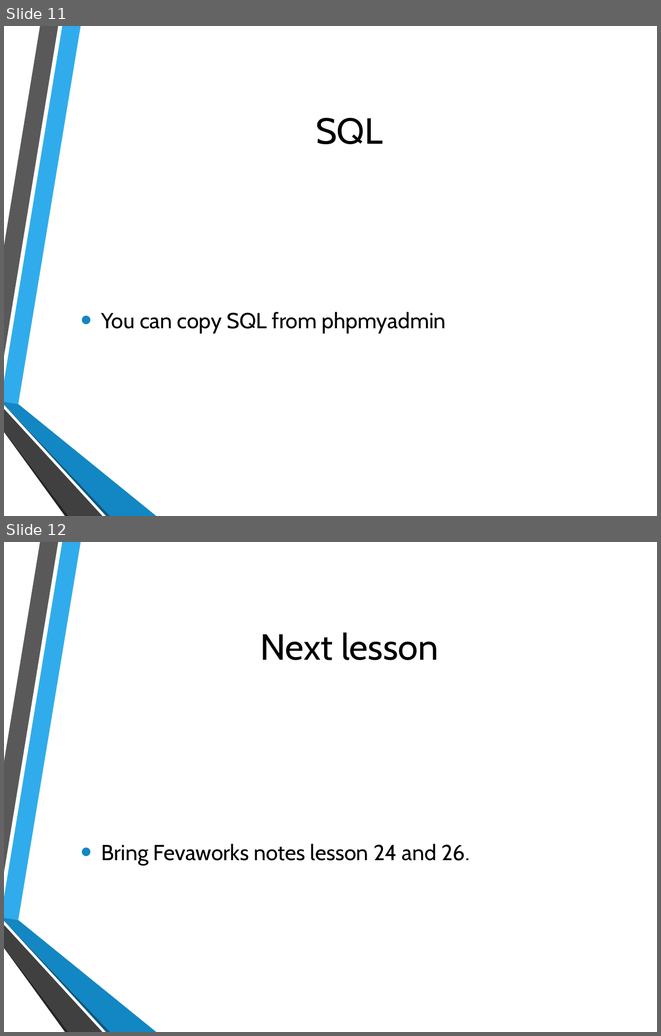
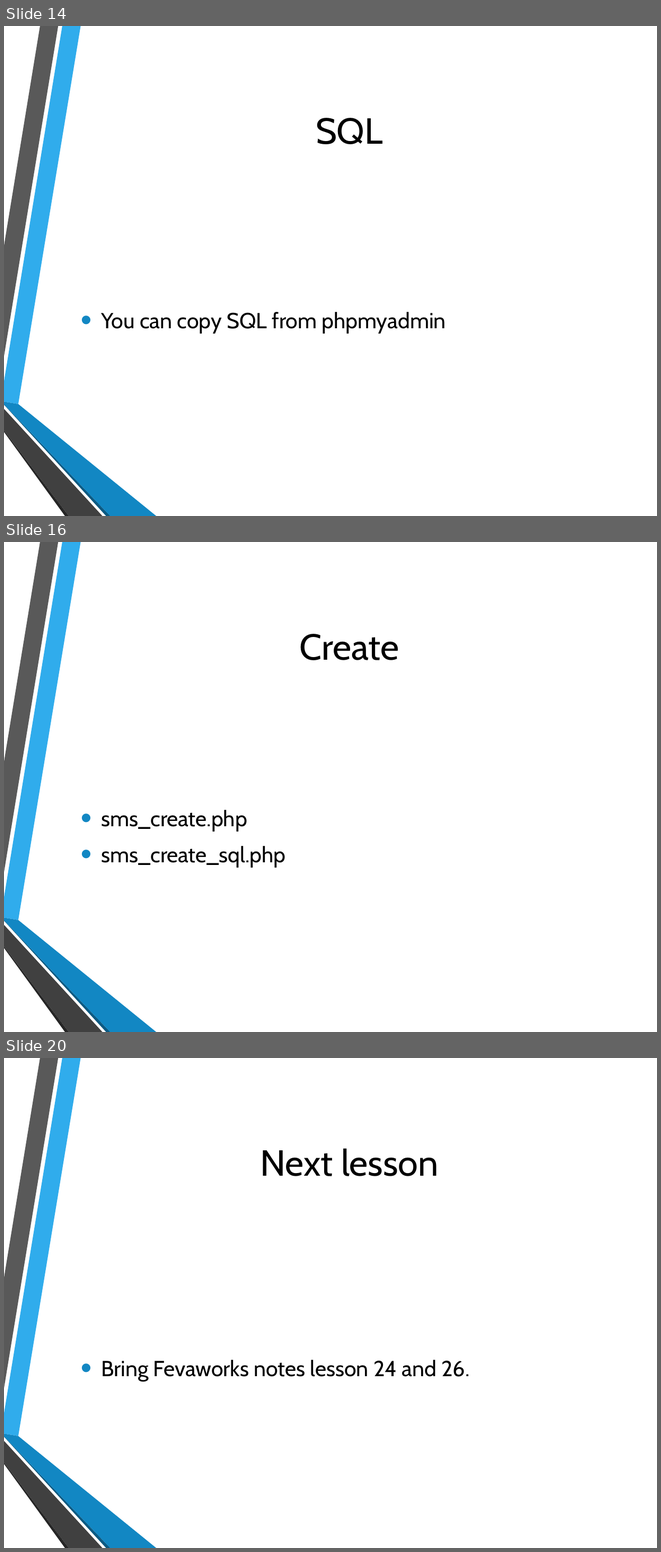
Before and after one commit to hatted/fevaworks-php, a slide deck: php-fw9/SMS.pptx. Shown one above the other, each under a label of ours: slides 11 and 12 before the commit, slides 14, 16 and 20 after it; the slides between them are not shown. The pictures are 661x1036 and 661x1552 pixels, drawn with LibreOffice and Linux fonts; fonts in the diff are those of the drawing; background and template pictures are left out. Boxes give left, top, right and bottom in pixels: in the first picture for what was removed or moved away, otherwise in the second. Text is boxed around its words. In the diff, an @@ line names an element or a change of style, - is before the commit and + after.

```diff
--- a/php-fw9/SMS.pptx
+++ b/php-fw9/SMS.pptx
@@ slide 16 added at (x1=4, y1=542, x2=657, y2=1032), background picture (left out); not listed: 6 template elements that a slide beside it also shows @@
@@ title added at (x1=300, y1=634, x2=399, y2=660), 40 pt, text #000000 @@
+Create
@@ text added at (x1=101, y1=810, x2=286, y2=867), 24 pt, text #000000 @@
+• sms_create.php
+• sms_create_sql.php
@@ what was slide 11 is now slide 14 @@
@@ what was slide 12 is now slide 20 @@
```
Also in this commit, not shown: 4 slides changed, 7 other slides added, 34 other files.
